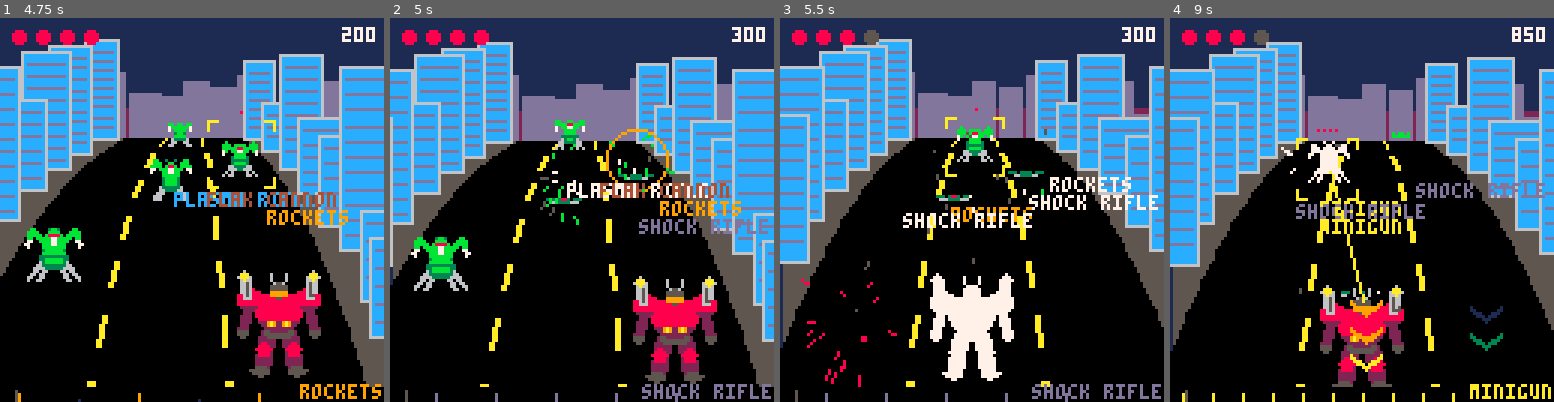
Above: before the commit, frames 1-4 (left to right).
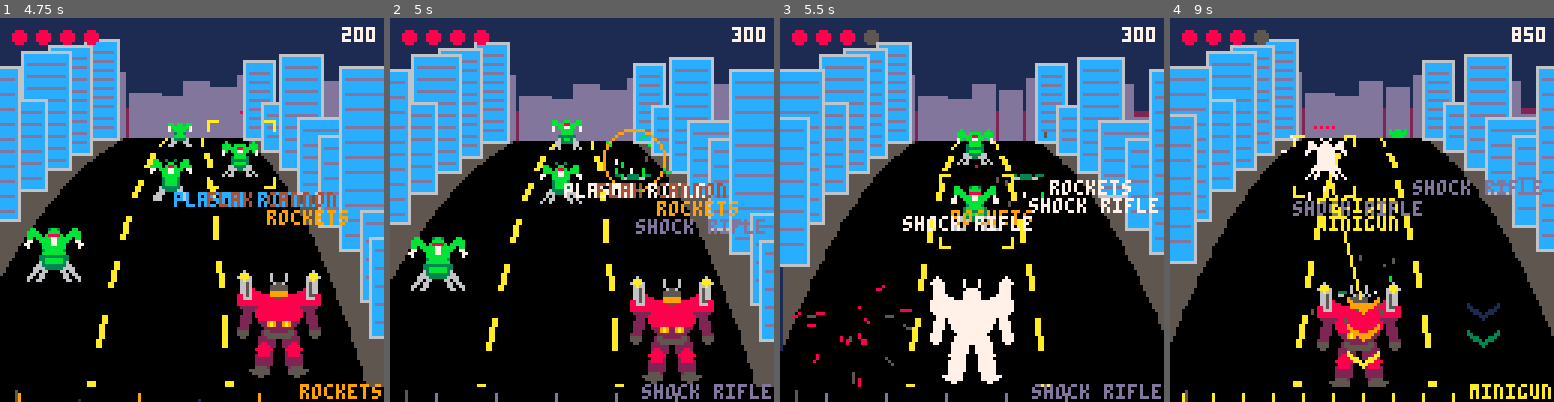
Above: after the commit, the same moments.

Repository: drachis/carts
Game: PICO-8 cartridge proj/crestbeat/crestbeat.p8
Two runs of this game, one before a commit and one after it. Both use one fixed random seed, a clock stepped at 60 frames per second and the inputs below.
Inputs:
- Up to frame 1 (4.75 s): tap X (X key) at 0.33, 1.07, 1.85, 2.97, 4.08 s; tap O (Z key) at 0.7, 1.7, 2.1, 2.5, 2.9, 3.3, 3.7, 4.1, 4.5 s; hold Right 1.6-2.1 s; hold Right 2.47-3.03 s; hold Left 3.08-3.58 s; hold Down 3.63-3.97 s; hold Right 4.02-4.68 s
- Up to frame 2 (5 s): tap O (Z key) at 4.9 s
- Up to frame 3 (5.5 s): hold Left from 5.08 s (still down); tap X (X key) at 5.2 s; tap O (Z key) at 5.3 s
- Up to frame 4 (9 s): release Left at 5.68 s; tap O (Z key) every 0.4 s from 5.7 to 8.9 s; hold Down 5.73-6.03 s; hold Right 6.08-6.58 s; tap X (X key) at 6.32, 7.43, 8.55 s; hold Right 6.63-7.13 s; hold Right 7.5-8.07 s; hold Left 8.12-8.62 s; hold Down from 8.67 s (still down)

Frame 1 is identical in both runs. In frame 2, 15% of the frame differs, in the area x 0-99%, y 6-97%; in frame 3, 15%; in frame 4, 24%, in the area x 0-100%, y 5-97%.

Commit message:
crestbeat-smooth: rockets splash only the aliens close behind their target in the same street, not the streets beside; the user found they let a player clear every street from one.
Co-Authored-By: Claude Opus 5.5 <noreply@anthropic.com>

Diff:
--- a/proj/crestbeat/data.lua
+++ b/proj/crestbeat/data.lua
@@ -44,6 +44,7 @@
 robot_spring=0.45
 robot_damping=0.45
 camera_lean=0.25
+splash_reach=0.15
 payout_rest=24
 row_frames=10
 count_frames=8
--- a/proj/crestbeat/robot.lua
+++ b/proj/crestbeat/robot.lua
@@ -67,11 +67,13 @@
  sfx(gun.sound)
  combo+=1
  score+=judgement.points*multiplier()
- strike(target_in(lane),gun.damage,judgement,gun_x,gun_y,gun)
- if gun.splash then
-  for side=-1,1,2 do
-   local alien=front_alien(lane+side)
-   if alien then strike(alien,gun.damage*gun.splash,judgement,gun_x,gun_y,gun) end
+ local target=target_in(lane)
+ strike(target,gun.damage,judgement,gun_x,gun_y,gun)
+ if gun.splash and not target.open then
+  for alien in all(aliens) do
+   if alien!=target and abs(alien.t-target.t)<splash_reach and abs(alien.pos-target.pos)<0.5 then
+    strike(alien,gun.damage*gun.splash,judgement,gun_x,gun_y,gun)
+   end
   end
  end
 end
--- a/proj/crestbeat/tests/test_rhythm.lua
+++ b/proj/crestbeat/tests/test_rhythm.lua
@@ -78,9 +78,13 @@
  step_to(5.01)
  check(name.." hits only the front alien in the street",aliens[1].hp==alien_hp and aliens[2].hp==alien_hp-2,aliens[1].hp.." behind, "..aliens[2].hp.." in front")
 
- name=armed(3,{-1,0,1})
- step_to(6.01)
- check(name.." kill their target and splash the streets beside",#aliens==2 and aliens[1].hp==alien_hp-guns[3].damage*guns[3].splash,#aliens.." left, hp "..aliens[1].hp)
+ name=armed(3,{-1,0,0,1})
+ step_to(8.01)
+ local splashed,spared=0,0
+ for alien in all(aliens) do
+  if alien.lane==0 then splashed=alien_hp-alien.hp else spared+=alien_hp-alien.hp end
+ end
+ check(name.." kill their target and splash only the alien close behind it",#aliens==3 and splashed==guns[3].damage*guns[3].splash and spared==0,#aliens.." left, splash "..splashed..", other streets lost "..spared)
  check("a killed alien is knocked down where it stood",#fallen==1 and fallen[1].x==64,#fallen.." down")
  game_draw()
  game_draw()
Not shown, changed: proj/crestbeat/DESIGN.md
Not shown, changed: proj/crestbeat/notes/robot.md
